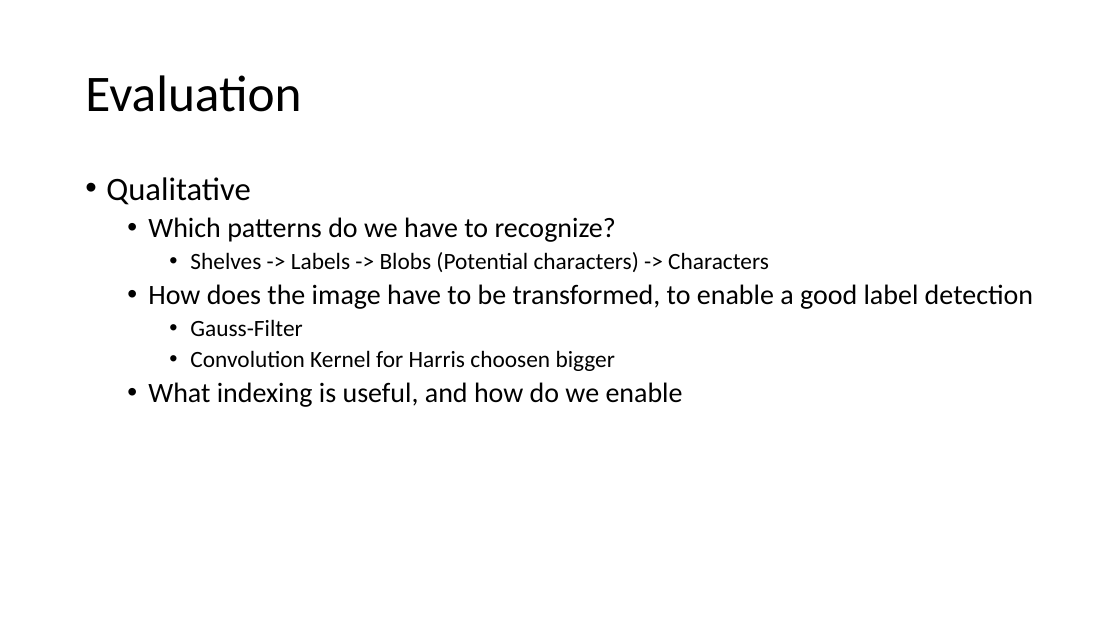
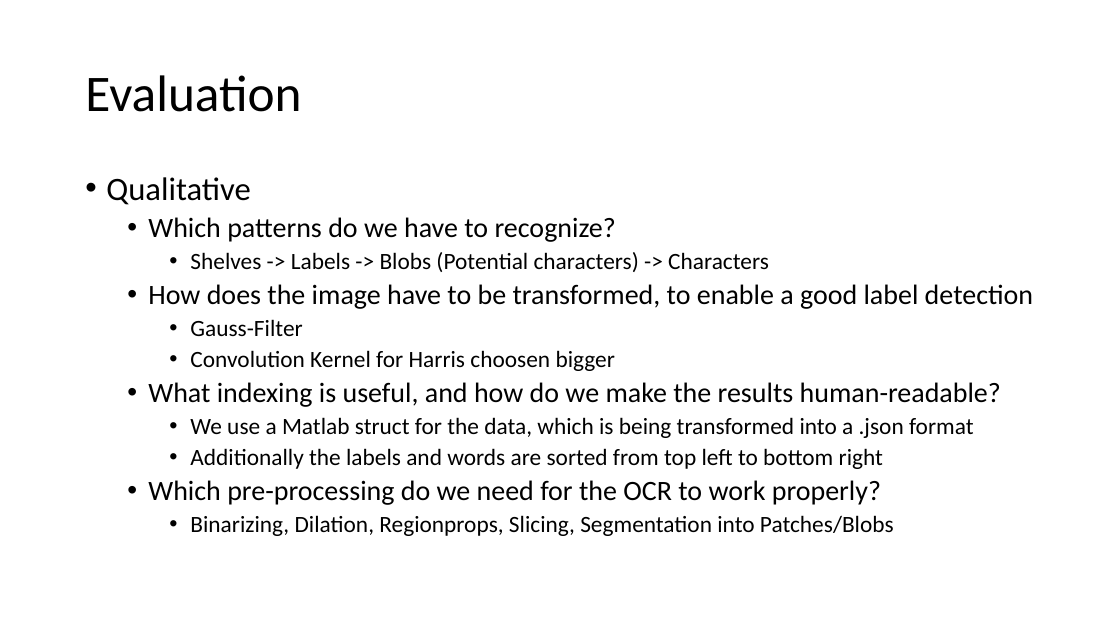
Before and after one commit to vucenovic/lib-indexer, a slide deck: slide 5 of final/Endpräsentation_C3.pptx. Drawn at 1120x630 pixels with LibreOffice and Linux fonts; fonts in the diff are those of the drawing. Boxes give left, top, right and bottom in pixels: in the first picture for what was removed or moved away, otherwise in the second. Text is boxed around its words. In the diff, an @@ line names an element or a change of style, - is before the commit and + after.

```diff
--- a/final/Endpräsentation_C3.pptx
+++ b/final/Endpräsentation_C3.pptx
@@ text at (148,382,1001,536): text changed; size 24 to 20 pt @@
-  • What indexing is useful, and how do we enable
+  • What indexing is useful, and how do we make the results human-readable?
+    • We use a Matlab struct for the data, which is being transformed into a .json format
+    • Additionally the labels and words are sorted from top left to bottom right
+  • Which pre-processing do we need for the OCR to work properly?
+    • Binarizing, Dilation, Regionprops, Slicing, Segmentation into Patches/Blobs
```
Also in this commit, not shown: 1 slide added, 1 other file.
